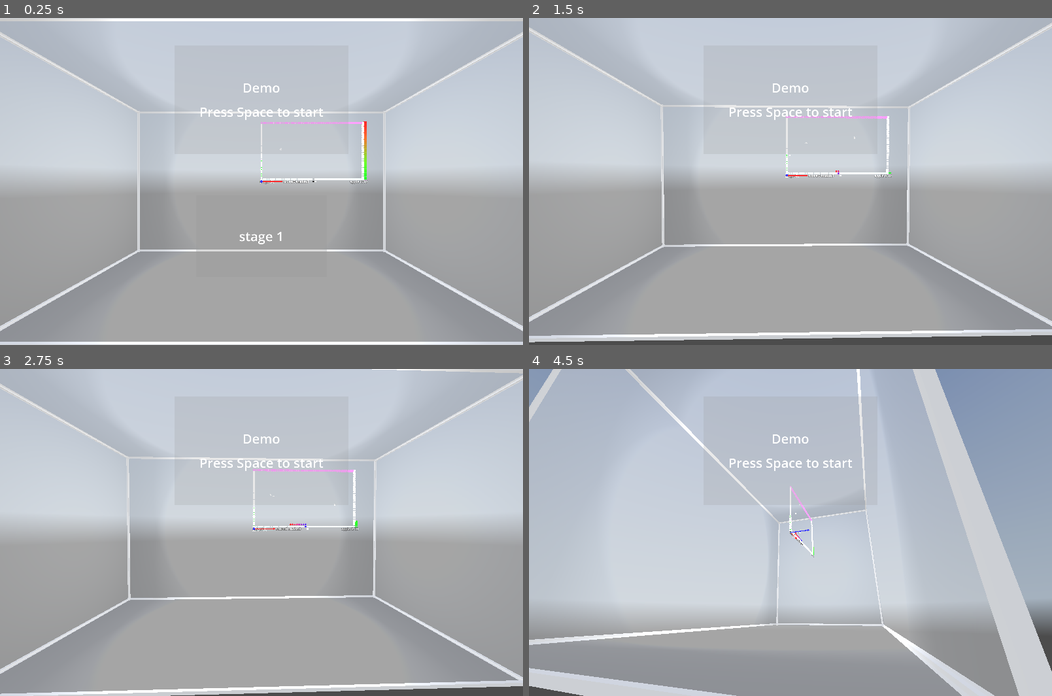
Above: before the commit, frames 1-4 (two rows, left to right).
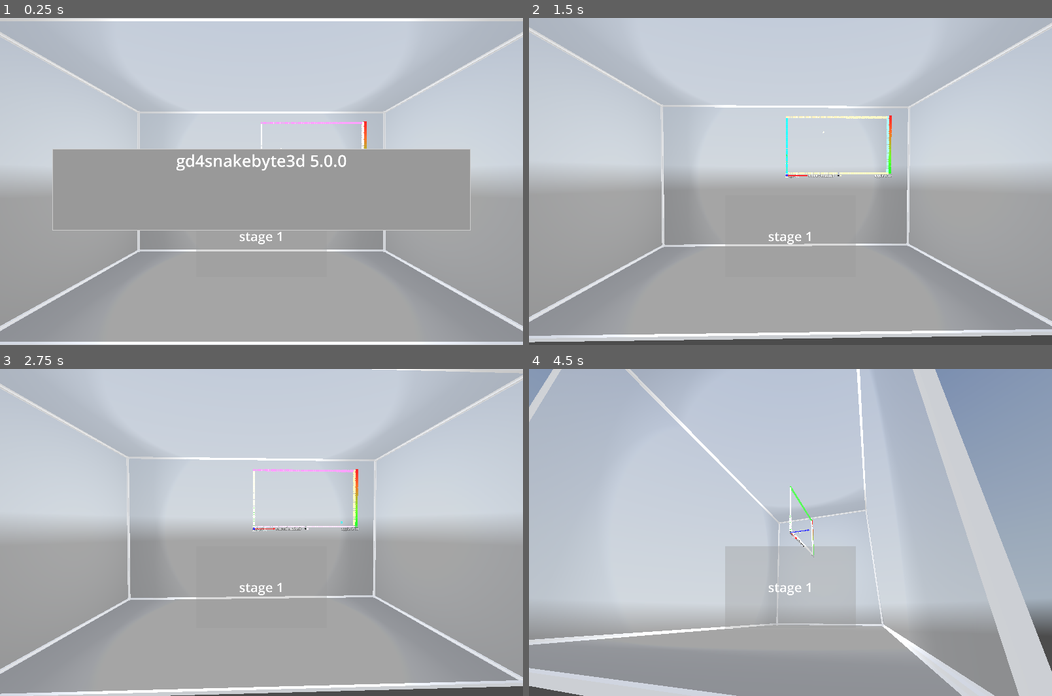
Above: after the commit, the same moments.

Repository: kasworld/gd4snakebyte3d
Game: Godot game, scene res://main.tscn
Two runs of this game, one before a commit and one after it. Both use one fixed random seed, a clock stepped at 60 frames per second and the inputs below. A sky picture missing from this copy of the repository is replaced by a grey-blue gradient.
Inputs (mouse positions are in pixels of both pictures, inside the frame that each line leads up to):
- Up to frame 1 (0.25 s): no input
- Up to frame 2 (1.5 s): tap Space at 0.5, 0.6, 0.77, 1.07, 1.25 s; move the mouse to (905, 165) at 0.52 s; hold Right 0.53-1.28 s; click (905, 165) at 0.67 s; move the mouse to (685, 197) at 1.27 s; hold Down from 1.28 s (still down); tap Q at 1.35 s
- Up to frame 3 (2.75 s): tap Space at 1.52, 1.55, 1.82, 2, 2.3 s; move the mouse to (313, 460) at 2.02 s; release Down at 2.03 s; hold Right from 2.03 s (still down); tap E at 2.1 s
- Up to frame 4 (4.5 s): tap Space at 2.75, 3.02, 3.05, 3.32, 3.5, 3.6, 3.77, 4.07, 4.25 s; move the mouse to (764, 597) at 2.77 s; release Right at 2.78 s; hold Up 2.78-3.53 s; tap Enter at 2.85 s; click (764, 597) at 2.92 s; move the mouse to (947, 581) at 3.52 s; hold Left from 3.53 s (still down); move the mouse to (633, 483) at 4.27 s; tap Q at 4.35 s

The runs differ from the first frame. In frame 1, 9.7% of the frame differs, in the area x 10-90%, y 20-65%; in frame 2, 1.0%; in frame 3, 0.7%; in frame 4, 2.2%.

Commit message:
apply gd4template

Diff:
--- a/main.gd
+++ b/main.gd
@@ -2,15 +2,43 @@
 
 const WorldSize := Vector3(160,90,80)
 
-var stage_number :int
-var stage :SnakeByte
-var game_info :Dictionary
-var demo_mode :bool = true
+func on_viewport_size_changed() -> void:
+	var vp_size := get_viewport().get_visible_rect().size
+	var 짧은길이 :float = min(vp_size.x, vp_size.y)
+	var panel_size := Vector2(vp_size.x/2 - 짧은길이/2, vp_size.y)
+	$"왼쪽패널".size = panel_size
+	$"왼쪽패널".custom_minimum_size = panel_size
+	$오른쪽패널.size = panel_size
+	$"오른쪽패널".custom_minimum_size = panel_size
+	$오른쪽패널.position = Vector2(vp_size.x/2 + 짧은길이/2, 0)
+	var msgrect := Rect2( vp_size.x * 0.1 ,vp_size.y * 0.4 , vp_size.x * 0.8 , vp_size.y * 0.25 )
+	$TimedMessage.init(vp_size.y*0.05 , msgrect, "%s %s" % [
+			ProjectSettings.get_setting("application/config/name"),
+			ProjectSettings.get_setting("application/config/version") ] )
+func timed_message_hidden(_s :String) -> void:
+	pass
+
+func label_demo() -> void:
+	if $"오른쪽패널/LabelPerformance".visible:
+		$"오른쪽패널/LabelPerformance".text = """%d FPS (%.2f mspf)
+Currently rendering: occlusion culling:%s
+%d objects
+%dK primitive indices
+%d draw calls""" % [
+		Engine.get_frames_per_second(),1000.0 / Engine.get_frames_per_second(),
+		get_tree().root.use_occlusion_culling,
+		RenderingServer.get_rendering_info(RenderingServer.RENDERING_INFO_TOTAL_OBJECTS_IN_FRAME),
+		RenderingServer.get_rendering_info(RenderingServer.RENDERING_INFO_TOTAL_PRIMITIVES_IN_FRAME) * 0.001,
+		RenderingServer.get_rendering_info(RenderingServer.RENDERING_INFO_TOTAL_DRAW_CALLS_IN_FRAME),
+		]
+	if $"오른쪽패널/LabelInfo".visible:
+		$"오른쪽패널/LabelInfo".text = "%s" % [ MovingCameraLight.GetCurrentCamera() ]
 
 func _ready() -> void:
-	var vp_size = get_viewport().get_visible_rect().size
-	$DemoPanel.size = vp_size/3
-	$DemoPanel.position = Vector2(vp_size.x/2, vp_size.y/4) - vp_size/6
+	on_viewport_size_changed()
+	get_viewport().size_changed.connect(on_viewport_size_changed)
+	$TimedMessage.panel_hidden.connect(timed_message_hidden)
+	$TimedMessage.show_message("",0)
 
 	$MovingCameraLightHober.set_center_pos_far(Vector3.ZERO, Vector3(0, 0, WorldSize.z),  WorldSize.length()*3)
 	$MovingCameraLightAround.set_center_pos_far(Vector3.ZERO, Vector3(0, 0, WorldSize.z),  WorldSize.length()*3)
@@ -19,6 +47,18 @@
 	$GlassCabinet.get_camera_light().make_current()
 
 	new_game()
+
+var stage_number :int
+var stage :SnakeByte
+var game_info :Dictionary
+
+var demo_mode :bool = true
+func set_demo_mode(b :bool) -> void:
+	demo_mode = b
+	if demo_mode:
+		$"왼쪽패널/Label".text = "GAME OVER\nPress Space to start"
+	else:
+		$"왼쪽패널/Label".text = ""
 
 func new_game() -> void:
 	game_info = {
@@ -29,8 +69,11 @@
 	start_stage()
 
 func end_demo_start_game() -> void:
-	demo_mode = false
-	$DemoPanel.visible = demo_mode
+	set_demo_mode(false)
+	new_game()
+
+func game_over() -> void:
+	set_demo_mode(true)
 	new_game()
 
 func start_stage() -> void:
@@ -55,15 +98,6 @@
 	else:
 		game_over()
 
-func game_over() -> void:
-	$DemoPanel/Label.text = "GAME OVER\nPress Space to start"
-	demo_mode = true
-	$DemoPanel.visible = demo_mode
-	new_game()
-	#$HidePanelTimer.start(3)
-
-func _on_hide_panel_timer_timeout() -> void:
-	pass
 
 func _process(_delta: float) -> void:
 	var now := Time.get_unix_time_from_system()
@@ -86,6 +120,7 @@
 	KEY_ENTER:_on_카메라변경_pressed,
 	KEY_PAGEUP:_on_button_fov_up_pressed,
 	KEY_PAGEDOWN:_on_button_fov_down_pressed,
+	KEY_SPACE:end_demo_start_game,
 }
 func _unhandled_input(event: InputEvent) -> void:
 	if event is InputEventKey and event.pressed:
--- a/main.tscn
+++ b/main.tscn
@@ -1,10 +1,11 @@
-[gd_scene load_steps=11 format=3 uid="uid://dxajpsuwoh6nw"]
+[gd_scene load_steps=14 format=3 uid="uid://dxajpsuwoh6nw"]
 
 [ext_resource type="Script" uid="uid://d2pgmslp2ico3" path="res://main.gd" id="1_ig7tw"]
 [ext_resource type="Texture2D" uid="uid://pqs6lcrw438x" path="res://image/skymap.hdr" id="2_0xm2m"]
 [ext_resource type="PackedScene" uid="uid://clnf86bglf40d" path="res://glass_cabinet/glass_cabinet.tscn" id="3_1bvp3"]
 [ext_resource type="PackedScene" uid="uid://ces3a6yv0c5fi" path="res://moving_carmera_light/moving_camera_light.tscn" id="4_lquwl"]
 [ext_resource type="PackedScene" uid="uid://dl14flc0fkeyt" path="res://axis_arrow_3d/axis_arrow_3d.tscn" id="5_lquwl"]
+[ext_resource type="PackedScene" uid="uid://c6cct2gj2a3im" path="res://timed_message/timed_message.tscn" id="6_7mycd"]
 
 [sub_resource type="PanoramaSkyMaterial" id="PanoramaSkyMaterial_h2yge"]
 panorama = ExtResource("2_0xm2m")
@@ -19,34 +20,23 @@
 ambient_light_color = Color(1, 1, 1, 1)
 ambient_light_sky_contribution = 0.5
 
-[sub_resource type="StyleBoxFlat" id="StyleBoxFlat_0xm2m"]
-bg_color = Color(0.6, 0.6, 0.6, 0.215686)
+[sub_resource type="Theme" id="Theme_lquwl"]
+default_font_size = 48
 
-[sub_resource type="LabelSettings" id="LabelSettings_0xm2m"]
-line_spacing = 30.0
-font_size = 64
+[sub_resource type="Theme" id="Theme_7mycd"]
+default_font_size = 48
+
+[sub_resource type="SystemFont" id="SystemFont_bejao"]
+
+[sub_resource type="Theme" id="Theme_272bh"]
+resource_local_to_scene = true
+default_font = SubResource("SystemFont_bejao")
 
 [node name="Main" type="Node3D"]
 script = ExtResource("1_ig7tw")
 
 [node name="WorldEnvironment" type="WorldEnvironment" parent="."]
 environment = SubResource("Environment_lquwl")
-
-[node name="DemoPanel" type="PanelContainer" parent="."]
-offset_right = 607.0
-offset_bottom = 206.0
-theme_override_styles/panel = SubResource("StyleBoxFlat_0xm2m")
-
-[node name="Label" type="Label" parent="DemoPanel"]
-layout_mode = 2
-text = "Demo
-Press Space to start"
-label_settings = SubResource("LabelSettings_0xm2m")
-horizontal_alignment = 1
-vertical_alignment = 1
-
-[node name="HidePanelTimer" type="Timer" parent="."]
-one_shot = true
 
 [node name="GlassCabinet" parent="." instance=ExtResource("3_1bvp3")]
 
@@ -56,4 +46,26 @@
 
 [node name="MovingCameraLightHober" parent="." instance=ExtResource("4_lquwl")]
 
-[connection signal="timeout" from="HidePanelTimer" to="." method="_on_hide_panel_timer_timeout"]
+[node name="왼쪽패널" type="VBoxContainer" parent="."]
+offset_right = 40.0
+offset_bottom = 40.0
+theme = SubResource("Theme_lquwl")
+
+[node name="Label" type="Label" parent="왼쪽패널"]
+layout_mode = 2
+
+[node name="오른쪽패널" type="VBoxContainer" parent="."]
+offset_right = 40.0
+offset_bottom = 40.0
+theme = SubResource("Theme_7mycd")
+
+[node name="LabelPerformance" type="Label" parent="오른쪽패널"]
+layout_mode = 2
+autowrap_mode = 3
+
+[node name="LabelInfo" type="Label" parent="오른쪽패널"]
+layout_mode = 2
+autowrap_mode = 3
+
+[node name="TimedMessage" parent="." instance=ExtResource("6_7mycd")]
+theme = SubResource("Theme_272bh")
--- a/project.godot
+++ b/project.godot
@@ -11,7 +11,7 @@
 [application]
 
 config/name="gd4snakebyte3d"
-config/version="1.0.0"
+config/version="5.0.0"
 run/main_scene="uid://dxajpsuwoh6nw"
 config/features=PackedStringArray("4.5", "Forward Plus")
 config/icon="res://icon.svg"
--- /dev/null
+++ b/timed_message/timed_message.gd
@@ -0,0 +1,18 @@
+extends PanelContainer
+
+signal panel_hidden(s :String)
+
+func init(fsize :int, rt :Rect2, ver :String)->void:
+	position = rt.position
+	size = rt.size
+	$VBoxContainer/VersionLabel.text = ver
+	theme.default_font_size = fsize
+
+func show_message(msg :String, sec :float = 3)->void:
+	$VBoxContainer/Label.text = msg
+	visible = true
+	$Timer.start(sec)
+
+func _on_timer_timeout() -> void:
+	visible = false
+	panel_hidden.emit($VBoxContainer/Label.text)
--- /dev/null
+++ b/timed_message/timed_message.tres
@@ -0,0 +1,7 @@
+[gd_resource type="Theme" load_steps=2 format=3 uid="uid://c2mukxm1c10ti"]
+
+[sub_resource type="SystemFont" id="SystemFont_bejao"]
+
+[resource]
+resource_local_to_scene = true
+default_font = SubResource("SystemFont_bejao")
--- /dev/null
+++ b/timed_message/timed_message.tscn
@@ -0,0 +1,39 @@
+[gd_scene load_steps=4 format=3 uid="uid://c6cct2gj2a3im"]
+
+[ext_resource type="Script" uid="uid://b5bmaq23xvphx" path="res://timed_message/timed_message.gd" id="1_4npvt"]
+[ext_resource type="Theme" uid="uid://c2mukxm1c10ti" path="res://timed_message/timed_message.tres" id="1_d10pc"]
+
+[sub_resource type="StyleBoxFlat" id="StyleBoxFlat_rqs3v"]
+border_width_left = 2
+border_width_top = 2
+border_width_right = 2
+border_width_bottom = 2
+
+[node name="TimedMessage" type="PanelContainer"]
+z_index = 1
+offset_right = 358.0
+offset_bottom = 62.0
+size_flags_horizontal = 3
+size_flags_vertical = 3
+theme = ExtResource("1_d10pc")
+theme_override_styles/panel = SubResource("StyleBoxFlat_rqs3v")
+script = ExtResource("1_4npvt")
+
+[node name="Timer" type="Timer" parent="."]
+one_shot = true
+
+[node name="VBoxContainer" type="VBoxContainer" parent="."]
+layout_mode = 2
+
+[node name="VersionLabel" type="Label" parent="VBoxContainer"]
+layout_mode = 2
+text = "version string here"
+horizontal_alignment = 1
+vertical_alignment = 1
+
+[node name="Label" type="RichTextLabel" parent="VBoxContainer"]
+layout_mode = 2
+size_flags_vertical = 3
+fit_content = true
+
+[connection signal="timeout" from="Timer" to="." method="_on_timer_timeout"]
Not shown, added: timed_message/timed_message.gd.uid
